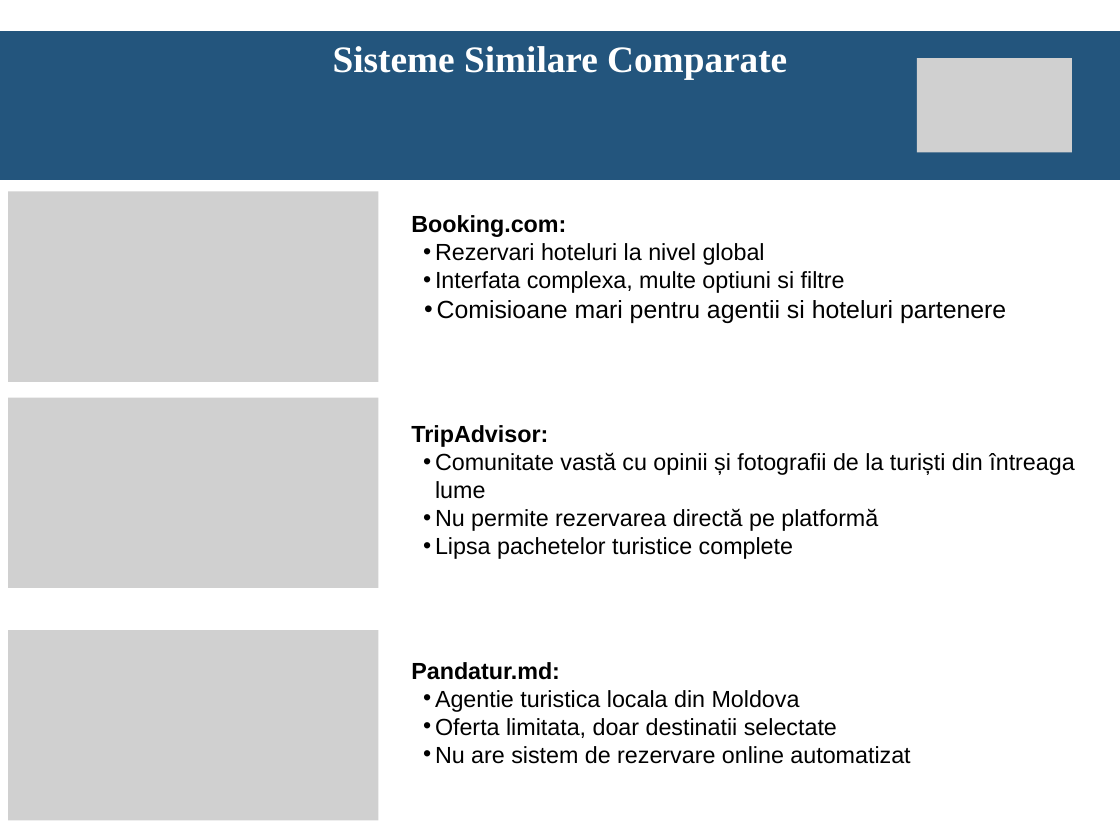
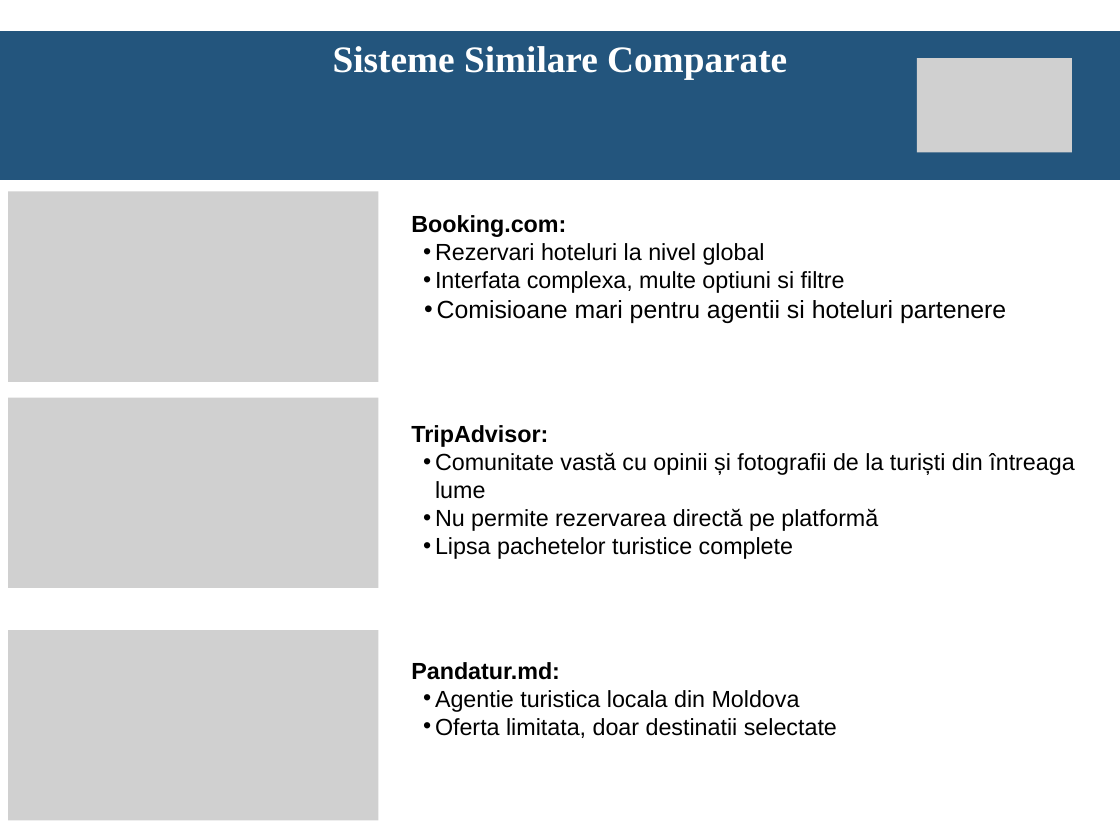
Before and after one commit to vornicovstefan/80Git, a slide deck: slide 3 of Proiect/GlobeTrotter_Prezentare.pptx.pptx. Drawn at 1120x840 pixels with LibreOffice and Linux fonts; fonts in the diff are those of the drawing; grey boxes stand for pictures; background and template pictures are left out. Boxes give left, top, right and bottom in pixels: in the first picture for what was removed or moved away, otherwise in the second. Text is boxed around its words. In the diff, an @@ line names an element or a change of style, - is before the commit and + after.

```diff
--- a/Proiect/GlobeTrotter_Prezentare.pptx.pptx
+++ b/Proiect/GlobeTrotter_Prezentare.pptx.pptx
@@ text at (435,746,910,764): paragraph removed @@
-  • Nu are sistem de rezervare online automatizat
```
Also in this commit, not shown: 3 other slides changed.
